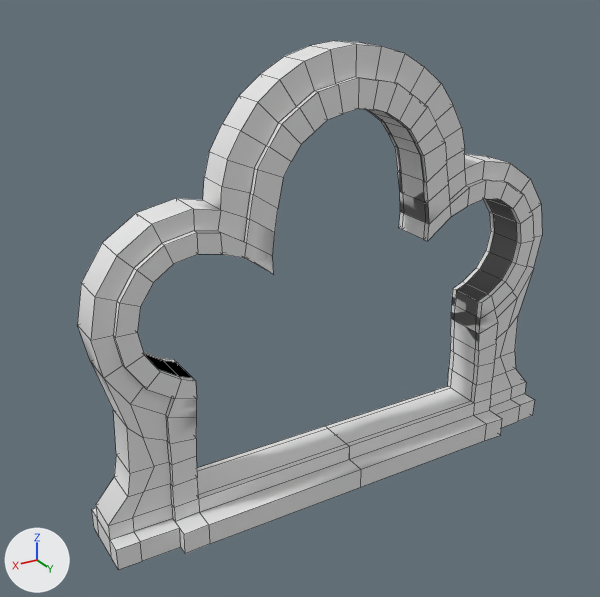
Before and after pictures for a commit that changed the FBX model TeamFishVrij/Assets/Assets/Environment/Meshes/Props/Window.fbx.
Both versions are drawn from a camera (50 mm lens) standing at (9.81, 14.58, 12.11) and looking at (0.88, -0.31, 4.66). Lighting does not change. The marker at lower left points along +X, +Y and +Z. Mesh edges are drawn as thin lines. Where no turn or scale is listed for an object, it has been applied to the vertices. Vertices at the same position are counted once.
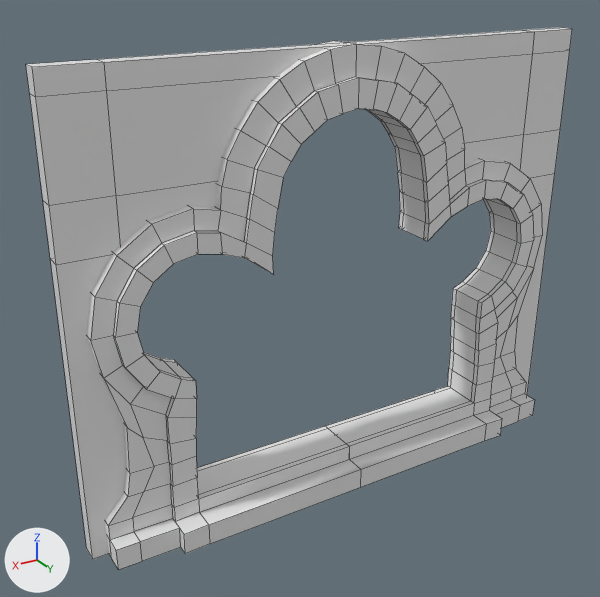
Commit message: changes window

Patch to the scene script:
```diff
--- a/TeamFishVrij/Assets/Assets/Environment/Meshes/Props/Window.fbx.py
+++ b/TeamFishVrij/Assets/Assets/Environment/Meshes/Props/Window.fbx.py
@@ me_cube_004 @@
 me_cube_004.from_pydata(...)  # 592 vertices, 595 faces; spans x -5.98..5.98, y -1.04..1.04, z -1.02..9.22
 # used by ob_cube_001; location = (0.0, 0.0, 1.01)
+# me_cube_004 part 1
+# 37 faces are deleted
+# 37 new faces join them
+# me_cube_004 part 2
+# 11 faces are deleted
+# 11 new faces join them
@@ me_cube @@
+me_cube.from_pydata(...)  # 52 vertices, 42 faces; spans x -6.33..6.33, y -0.2..0.2, z -1.01..9.19
@@ ob_wallwindow @@
+ob_wallwindow = bpy.data.objects.new('WallWindow', me_cube)
+ob_wallwindow.location = (0.0, 0.0, 1.01)
```

Pixel boxes [x1, y1, x2, y2] of what changed, in the pictures (600 x 597 px; the box of a moved part takes in the faces that stretch with it):
'WallWindow', added: after [26, 27, 572, 559]
part 1 of me_cube_004, moved or reshaped: [144, 110, 429, 378] in both
part 2 of me_cube_004, moved or reshaped: [451, 199, 517, 334] in both
